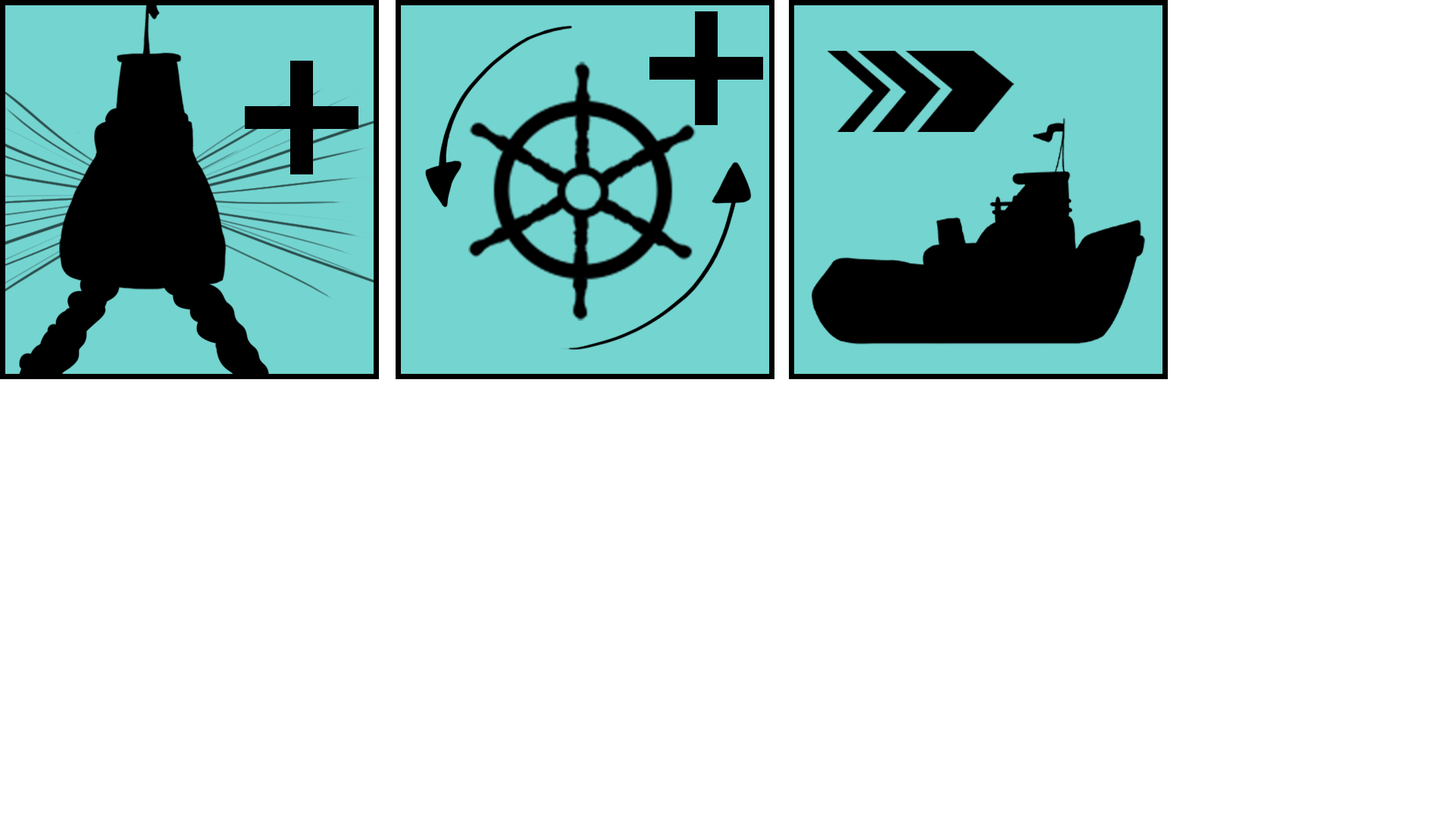
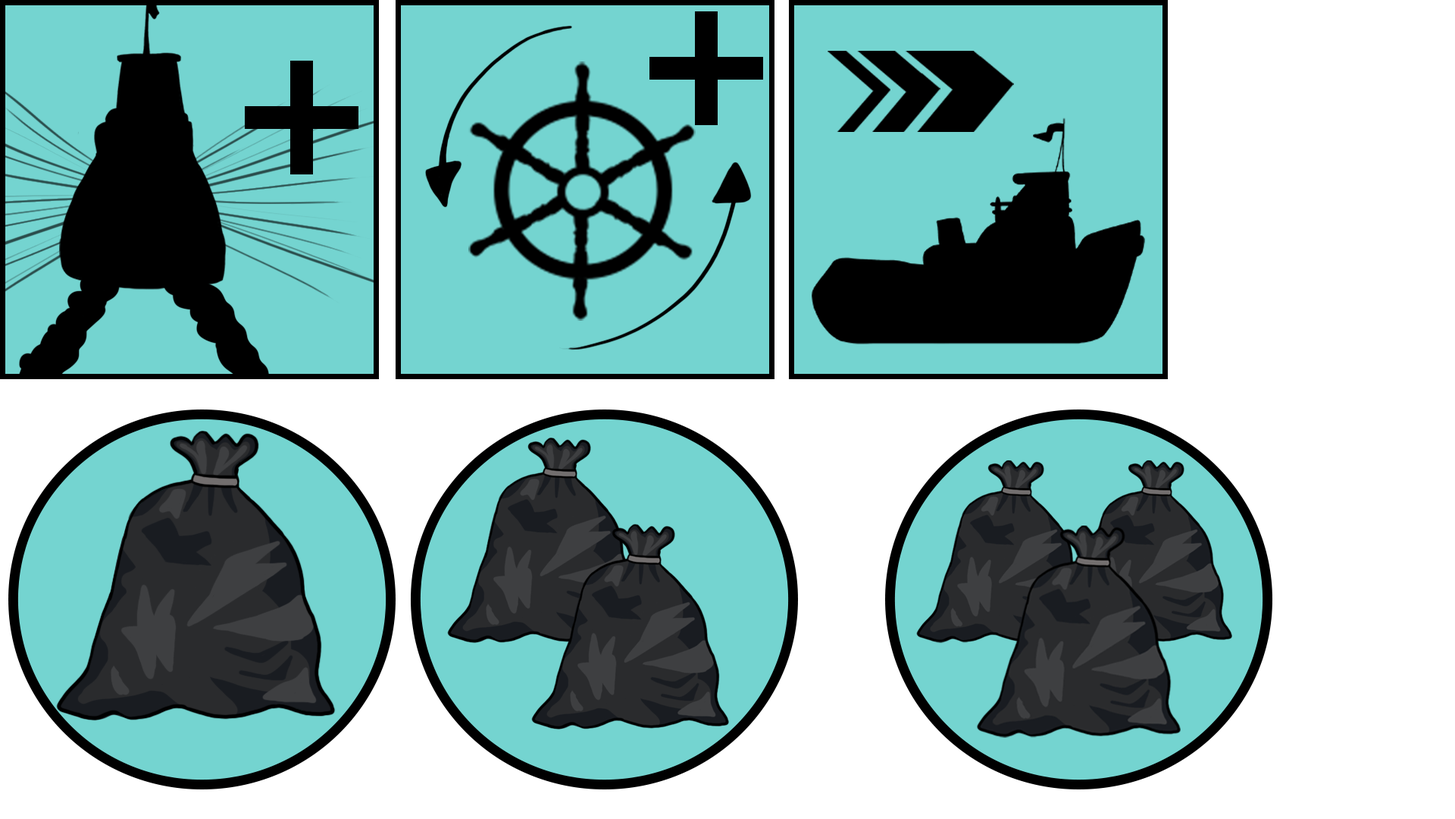
Revision of a layered 1455 × 819 image; what changed, layer by layer:
added group "level 3" with 4 layers above "level 2" over [885,409,1273,790]
added layer "garbage bag" (1st of 6, in "level 3") in group "level 3" over [977,525,1181,738]
added layer "garbage bag" (2nd of 6, in "level 3") in group "level 3" over [1056,460,1233,643]
added layer "garbage bag" (3rd of 6, in "level 3") in group "level 3" over [916,460,1093,643]
added layer "Ellipse 1" (1st of 3, in "level 3") in group "level 3" over [885,409,1273,790]
added group "level 2" with 3 layers above "level 1 icon" over [410,409,799,790]
added layer "garbage bag" (4th of 6, in "level 2") in group "level 2" over [531,523,730,730]
added layer "garbage bag" (5th of 6, in "level 2") in group "level 2" over [447,437,646,643]
added layer "Ellipse 1" (2nd of 3, in "level 2") in group "level 2" over [410,409,799,790]
added group "level 1 icon" with 2 layers above "speed increase perm" over [8,409,396,790]
added layer "garbage bag" (6th of 6, in "level 1 icon") in group "level 1 icon" over [56,430,336,721]
added layer "Ellipse 1" (3rd of 3, in "level 1 icon") in group "level 1 icon" over [8,409,396,790]
